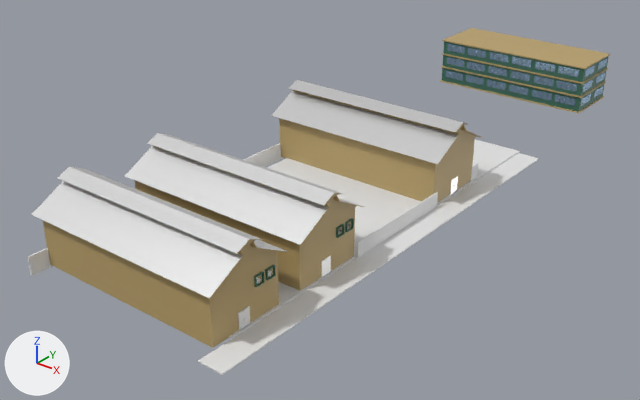
The Blender file Assets/Map/Gudang/Menuju gudang/Menuju gunang mik1.blend: old version first, new version second.
Camera for both pictures: a 50 mm camera at (125.0, -195.0, 125.0) aimed at (-47.0, 19.0, -7.0). Arrows for +X, +Y and +Z are at lower left; the lights stay in place. The first picture is the older version.
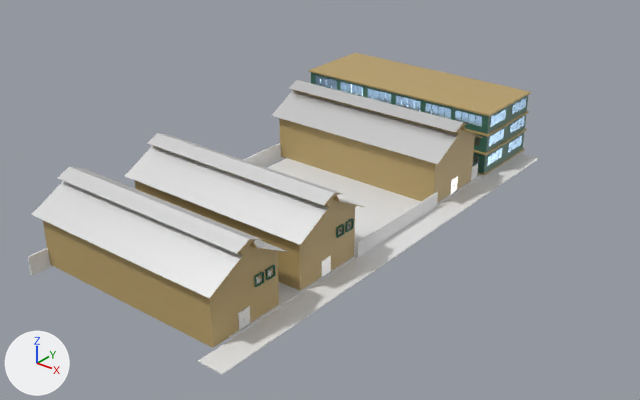
Pixel boxes (x1, y1, x2, y2) of what changed, in the pictures (640 x 400 px):
```json
{"object": "Cube.018", "change": "moved, rescaled", "before": [442, 28, 610, 84], "after": [309, 53, 531, 137], "on screen": "32% wider, 49% taller"}
{"object": "Cube.013", "change": "moved, rescaled", "before": [443, 41, 608, 82], "after": [311, 72, 528, 134], "on screen": "31% wider, 50% taller"}
{"object": "Cube.021", "change": "moved, rescaled", "before": [442, 68, 604, 112], "after": [472, 132, 524, 174]}
{"object": "Cube.020", "change": "moved, rescaled", "before": [443, 55, 606, 96], "after": [474, 114, 526, 153]}
{"object": "Cube.019", "change": "moved, rescaled", "before": [440, 65, 606, 113], "after": [474, 129, 527, 176]}
{"object": "Cube.016", "change": "moved, rescaled", "before": [489, 52, 532, 67], "after": [367, 88, 421, 111]}
{"object": "Cube.015", "change": "moved, rescaled", "before": [468, 48, 556, 72], "after": [340, 82, 451, 119], "on screen": "26% wider, 52% taller"}
{"object": "Cube.017", "change": "moved, rescaled", "before": [447, 44, 579, 77], "after": [316, 75, 482, 127], "on screen": "26% wider, 56% taller"}
{"object": "Cube.014", "change": "moved, rescaled", "before": [585, 58, 607, 77], "after": [490, 97, 527, 127]}
{"object": "Cube.012", "change": "moved, rescaled", "before": [583, 72, 605, 92], "after": [489, 116, 525, 146]}
{"object": "Cube.011", "change": "moved, rescaled", "before": [581, 86, 603, 106], "after": [487, 135, 522, 166]}
{"object": "Cube.007", "change": "moved, rescaled", "before": [446, 70, 575, 106], "after": [473, 155, 479, 165], "on screen": "mostly hidden afterwards"}
{"object": "Cube.006", "change": "moved, rescaled", "before": [447, 57, 577, 92], "after": [474, 137, 481, 146], "on screen": "mostly hidden afterwards"}
{"object": "Cube.008", "change": "moved, rescaled", "before": [467, 61, 554, 87], "on screen": "not visible afterwards"}
{"object": "Cube.005", "change": "moved, rescaled", "before": [488, 66, 530, 81], "on screen": "not visible afterwards"}
{"object": "Cube.009", "change": "moved, rescaled", "before": [487, 80, 529, 95], "on screen": "not visible afterwards"}
{"object": "Cube.010", "change": "moved, rescaled", "before": [466, 75, 552, 101], "on screen": "not visible afterwards"}
```

Edits to the scene script, one JSON object a line:
```json
{"op": "set", "path": "ob_cube_005.location", "old": "(-44.9, 156.1, 11.4)", "new": "(-52.4, 83.9, 12.7)"}
{"op": "set", "path": "ob_cube_005.scale", "old": "(0.1, 1.0, 1.5)", "new": "(0.118, 1.18, 1.78)"}
{"op": "set", "path": "ob_cube_006.location", "old": "(-65.4, 156.1, 11.4)", "new": "(-76.7, 83.8, 12.7)"}
{"op": "set", "path": "ob_cube_006.scale", "old": "(0.1, 1.0, 1.5)", "new": "(0.118, 1.18, 1.78)"}
{"op": "set", "path": "ob_cube_007.location", "old": "(-65.4, 156.1, 5.4)", "new": "(-76.7, 83.9, 5.6)"}
{"op": "set", "path": "ob_cube_007.scale", "old": "(0.1, 1.0, 1.5)", "new": "(0.118, 1.18, 1.78)"}
{"op": "set", "path": "ob_cube_008.location", "old": "(-55.4, 156.1, 11.4)", "new": "(-64.8, 83.9, 12.7)"}
{"op": "set", "path": "ob_cube_008.scale", "old": "(0.1, 1.0, 1.5)", "new": "(0.118, 1.18, 1.78)"}
{"op": "set", "path": "ob_cube_009.location", "old": "(-44.9, 156.1, 5.4)", "new": "(-52.4, 83.9, 5.6)"}
{"op": "set", "path": "ob_cube_009.scale", "old": "(0.1, 1.0, 1.5)", "new": "(0.118, 1.18, 1.78)"}
{"op": "set", "path": "ob_cube_010.location", "old": "(-55.4, 156.1, 5.4)", "new": "(-64.8, 83.9, 5.6)"}
{"op": "set", "path": "ob_cube_010.scale", "old": "(0.1, 1.0, 1.5)", "new": "(0.118, 1.18, 1.78)"}
{"op": "set", "path": "ob_cube_011.location", "old": "(-68.5, 147.1, 5.4)", "new": "(-80.3, 73.2, 5.6)"}
{"op": "set", "path": "ob_cube_011.scale", "old": "(0.1, 1.0, 1.5)", "new": "(0.118, 1.18, 1.78)"}
{"op": "set", "path": "ob_cube_012.location", "old": "(-68.5, 147.1, 11.4)", "new": "(-80.3, 73.2, 12.7)"}
{"op": "set", "path": "ob_cube_012.scale", "old": "(0.1, 1.0, 1.5)", "new": "(0.118, 1.18, 1.78)"}
{"op": "set", "path": "ob_cube_013.location", "old": "(-36.4, 144.1, 16.9)", "new": "(-42.3, 69.6, 19.2)"}
{"op": "set", "path": "ob_cube_013.scale", "old": "(12.0, 32.0, 3.0)", "new": "(14.2, 37.9, 3.55)"}
{"op": "set", "path": "ob_cube_014.location", "old": "(-68.5, 147.1, 17.4)", "new": "(-80.3, 73.2, 19.8)"}
{"op": "set", "path": "ob_cube_014.scale", "old": "(0.1, 1.0, 1.5)", "new": "(0.118, 1.18, 1.78)"}
{"op": "set", "path": "ob_cube_015.location", "old": "(-55.4, 156.1, 17.4)", "new": "(-64.8, 83.9, 19.8)"}
{"op": "set", "path": "ob_cube_015.scale", "old": "(0.1, 1.0, 1.5)", "new": "(0.118, 1.18, 1.78)"}
{"op": "set", "path": "ob_cube_016.location", "old": "(-44.9, 156.1, 17.4)", "new": "(-52.4, 83.9, 19.8)"}
{"op": "set", "path": "ob_cube_016.scale", "old": "(0.1, 1.0, 1.5)", "new": "(0.118, 1.18, 1.78)"}
{"op": "set", "path": "ob_cube_017.location", "old": "(-65.4, 156.1, 17.4)", "new": "(-76.7, 83.8, 19.8)"}
{"op": "set", "path": "ob_cube_017.scale", "old": "(0.1, 1.0, 1.5)", "new": "(0.118, 1.18, 1.78)"}
{"op": "set", "path": "ob_cube_018.location", "old": "(-36.4, 144.1, 13.9)", "new": "(-42.3, 69.6, 15.7)"}
{"op": "set", "path": "ob_cube_018.scale", "old": "(12.5, 32.5, 0.25)", "new": "(14.8, 38.5, 0.296)"}
{"op": "set", "path": "ob_cube_019.location", "old": "(-36.4, 144.1, 1.6)", "new": "(-42.3, 69.6, 1.1)"}
{"op": "set", "path": "ob_cube_019.scale", "old": "(12.5, 32.5, 0.25)", "new": "(14.8, 38.5, 0.296)"}
{"op": "set", "path": "ob_cube_020.location", "old": "(-36.4, 144.1, 10.9)", "new": "(-42.3, 69.6, 12.1)"}
{"op": "set", "path": "ob_cube_020.scale", "old": "(12.0, 32.0, 3.0)", "new": "(14.2, 37.9, 3.55)"}
{"op": "set", "path": "ob_cube_021.location", "old": "(-36.4, 144.1, 4.9)", "new": "(-42.3, 69.6, 5.0)"}
{"op": "set", "path": "ob_cube_021.scale", "old": "(12.0, 32.0, 3.0)", "new": "(14.2, 37.9, 3.55)"}
```
